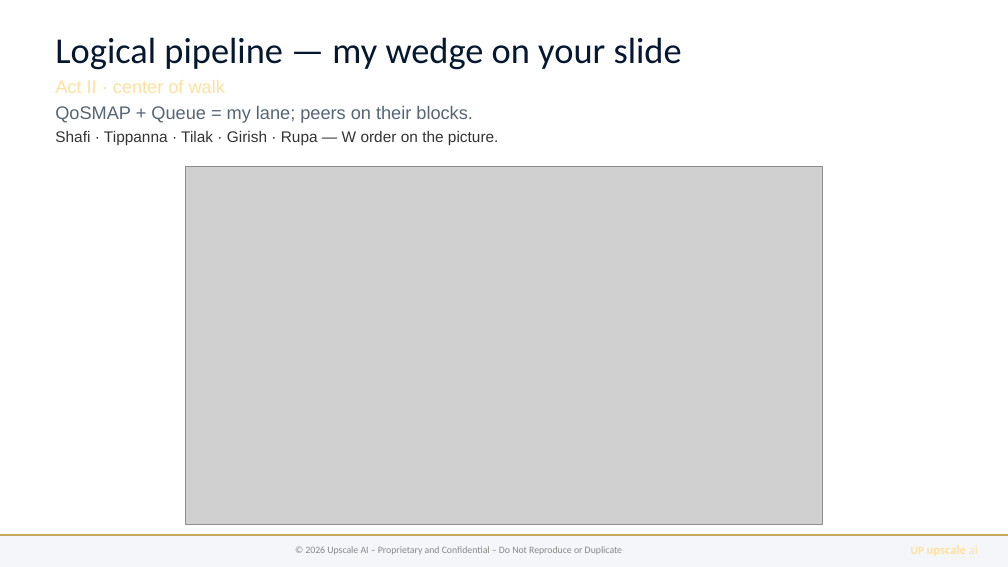
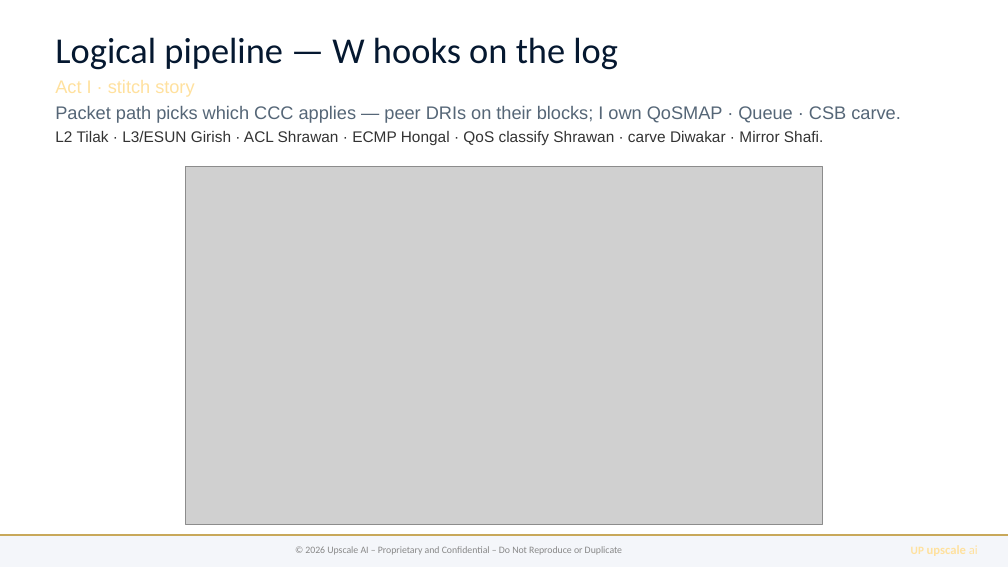
Before and after one commit to upscale-ai-network/agent-template, a slide deck: slide 3 of dt122/bugatti-qos-ccc.pptx (slide 4 before the commit). Drawn at 1008x567 pixels with LibreOffice and Linux fonts; fonts in the diff are those of the drawing; grey boxes stand for pictures. Boxes give left, top, right and bottom in pixels: in the first picture for what was removed or moved away, otherwise in the second. Text is boxed around its words. In the diff, an @@ line names an element or a change of style, - is before the commit and + after.

```diff
--- a/dt122/bugatti-qos-ccc.pptx
+++ b/dt122/bugatti-qos-ccc.pptx
@@ text at bbox=[55, 37, 900, 145]: text changed @@
-Logical pipeline — my wedge on your slide
-Act II · center of walk
-QoSMAP + Queue = my lane; peers on their blocks.
-Shafi · Tippanna · Tilak · Girish · Rupa — W order on the picture.
+Logical pipeline — W hooks on the log
+Act I · stitch story
+Packet path picks which CCC applies — peer DRIs on their blocks; I own QoSMAP · Queue · CSB carve.
+L2 Tilak · L3/ESUN Girish · ACL Shrawan · ECMP Hongal · QoS classify Shrawan · carve Diwakar · Mirror Shafi.
```
Also in this commit, not shown: 6 other slides changed, 1 slide removed, 9 other files.
